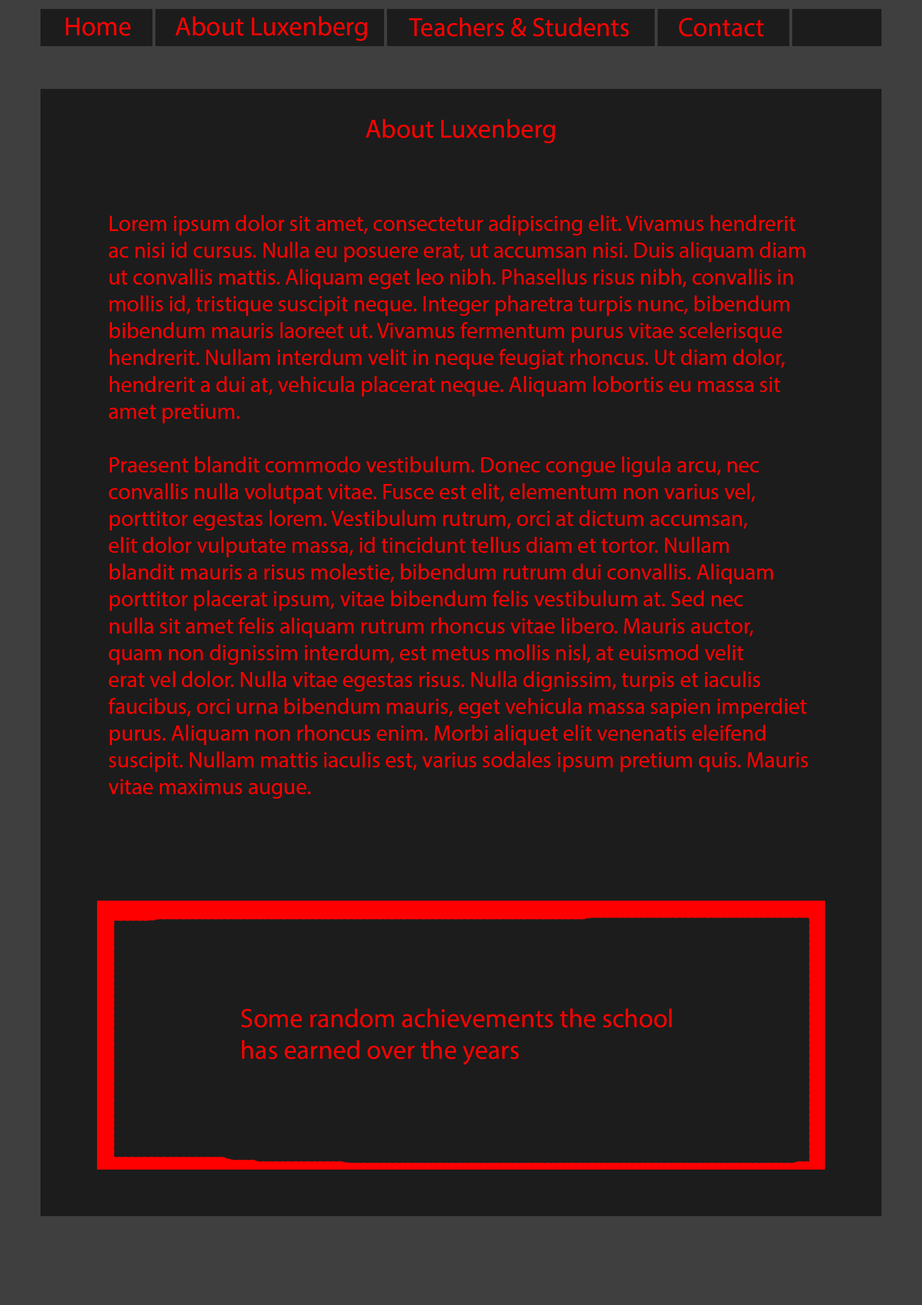
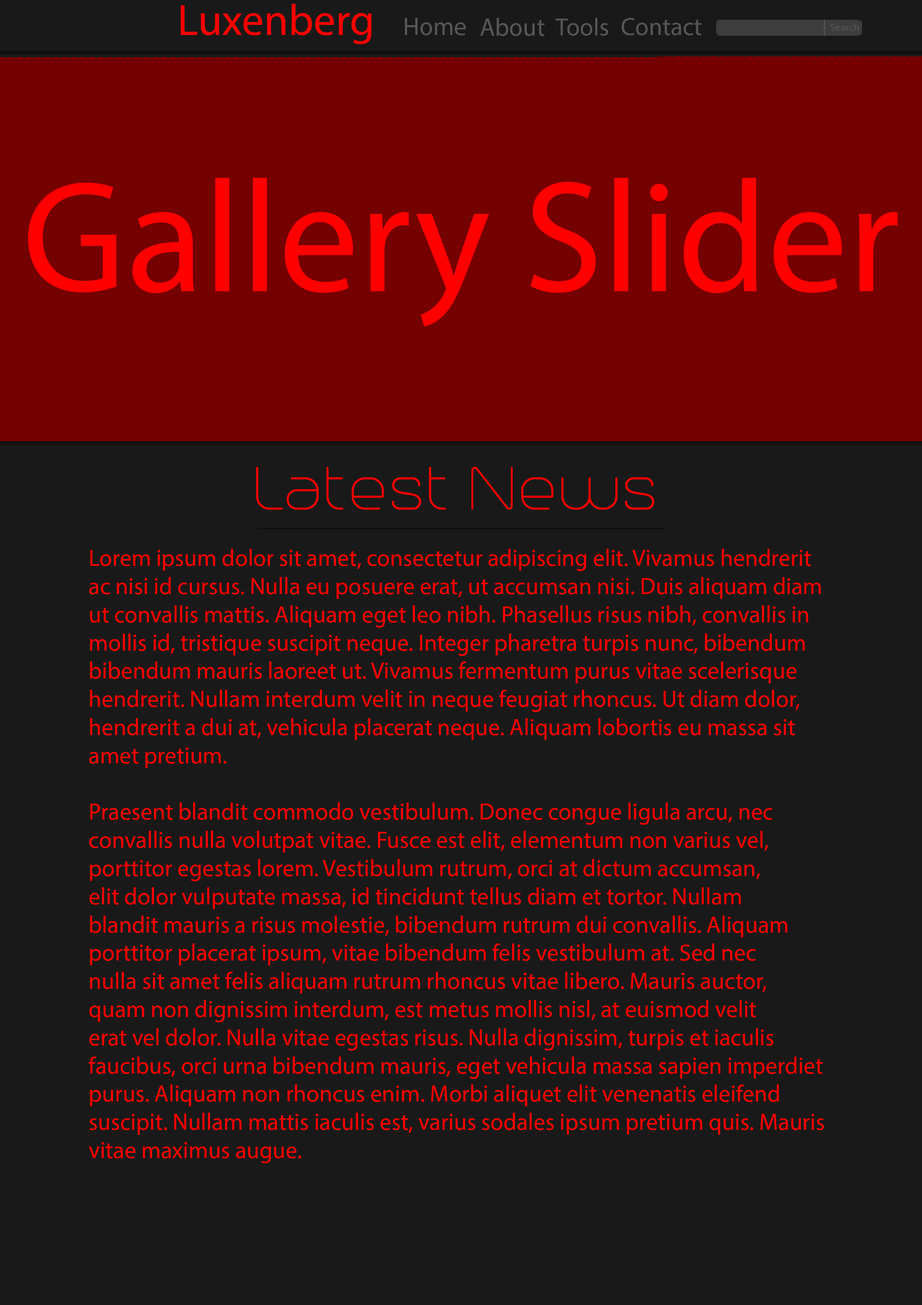
Revision of a layered 922px x 1305px image; what changed, layer by layer:
removed layer "Some random achievements the school has earned over the years" over [241, 1008, 673, 1065]
removed layer "Layer 3" over [97, 900, 826, 1170]
added layer "Latest News" above "Lorem ipsum dolor sit amet, consectetur adipiscing elit. Vivamu" over [256, 466, 655, 510]
painted on "Lorem ipsum dolor sit amet, consectetur adipiscing elit. Vivamu" over [88, 214, 825, 1163]
removed layer "About Luxenberg" (1st of 2) over [365, 119, 556, 144]
removed layer "Layer 1 copy" over [40, 88, 882, 1216]
added layer "Layer 4 copy 2" above "Gallery Slider" over [256, 527, 666, 530]
added layer "Gallery Slider" above "Layer 6" over [27, 177, 899, 327]
added layer "Layer 6" above "Layer 4 copy" over [0, 56, 922, 442]
added layer "Layer 4 copy" above "Menu" over [0, 441, 922, 445]
added layer "Search" in group "Menu" over [830, 23, 860, 31]
renamed "Layer 1 copy 2" to "Layer 5", moved it above "Luxenberg", painted on it over [716, 8, 863, 47]
removed layer "Menu Bar" from group "Menu" over [40, 8, 882, 47]
added layer "Luxenberg" in group "Menu" over [180, 3, 372, 45]
moved "Home" above "About", painted on it over [65, 17, 467, 36]
renamed "About Luxenberg" to "About", moved it above "Tools", painted on it over [175, 16, 545, 41]
renamed "Teachers & Students" to "Tools", painted on it over [409, 17, 629, 37]
painted on "Contact" over [621, 17, 764, 37]
added layer "Layer 4" in group "Menu" over [0, 50, 922, 55]
painted on "Background" over [0, 0, 922, 1305]
